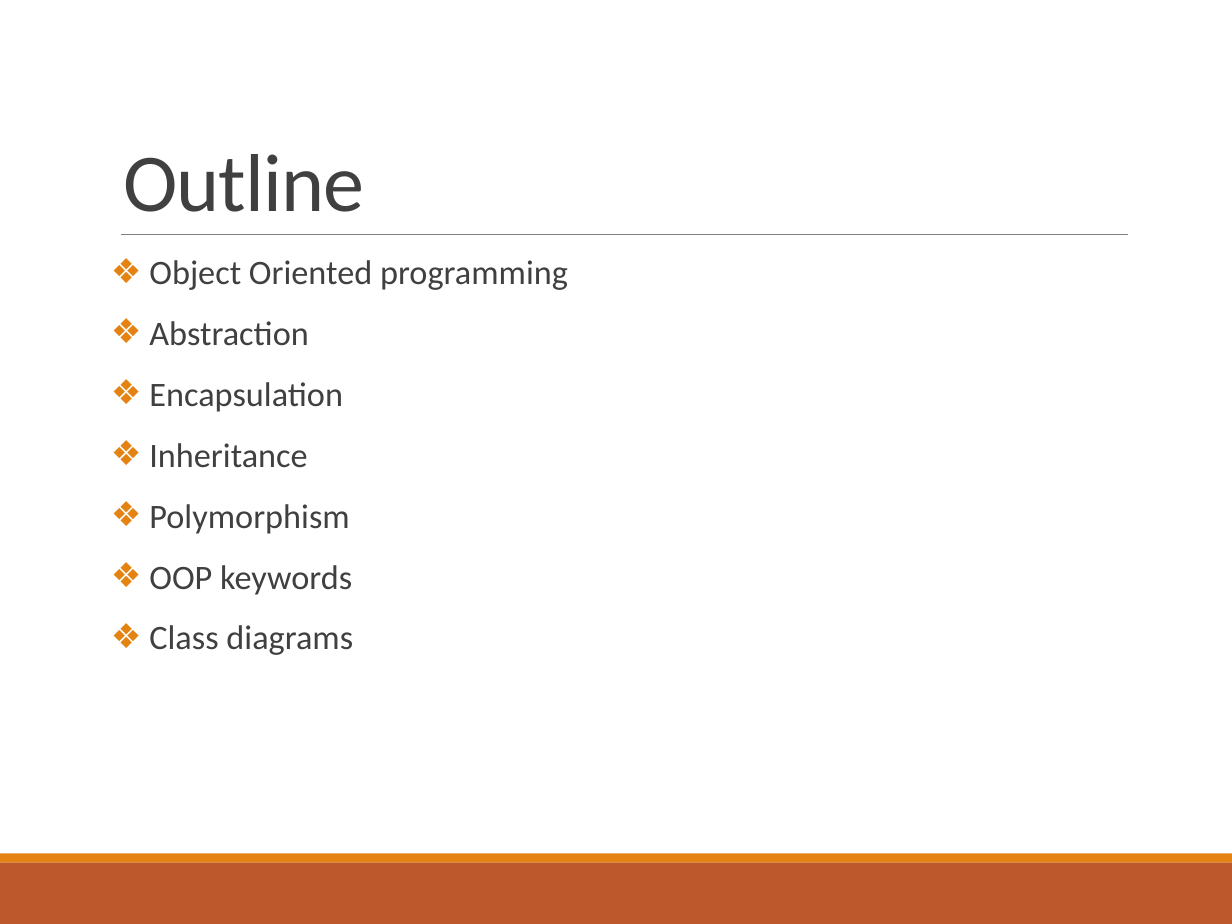
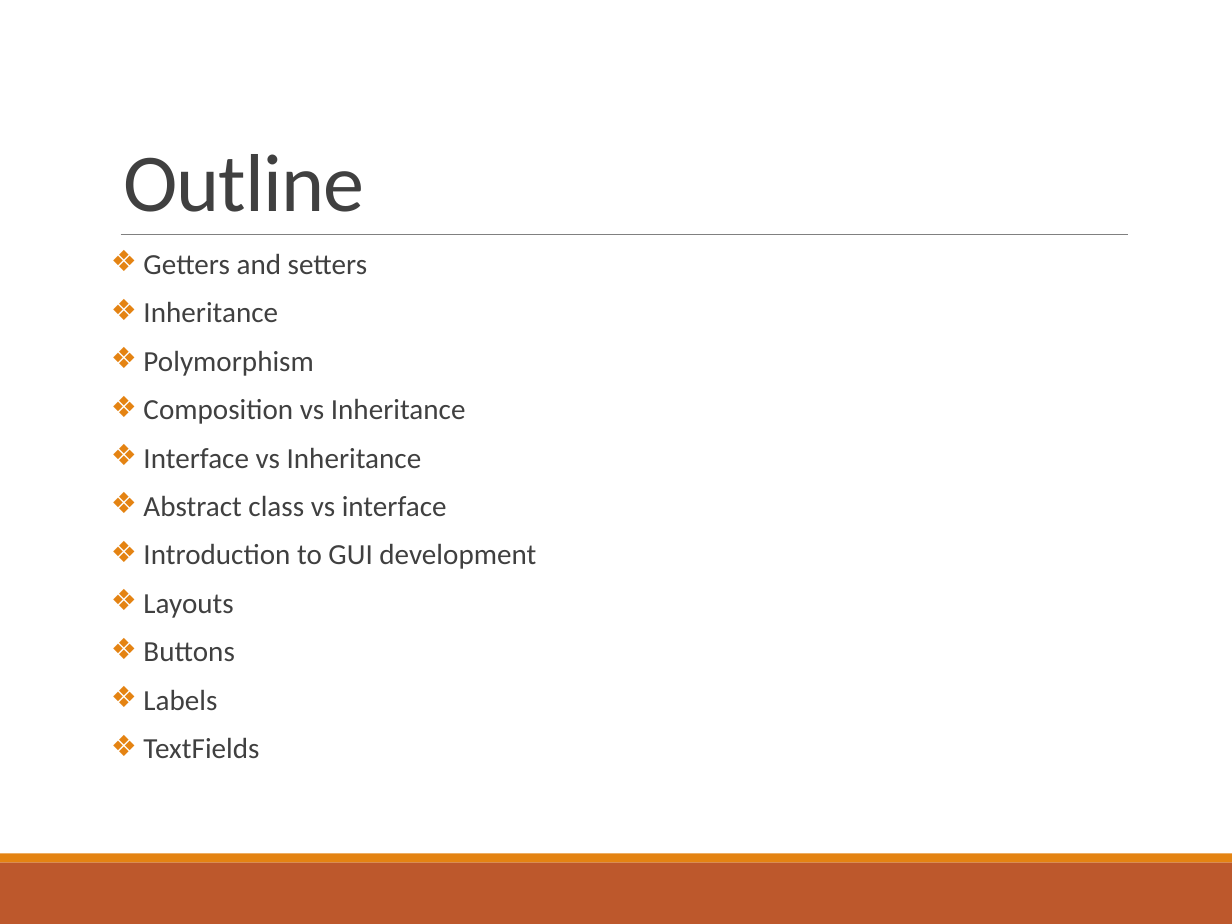
Before and after one commit to deeperj/dillinger, a slide deck: slide 2 of thesis/ukapp2/wqu_isc/sofware_design/Lesson 4 - Java.pptx. Drawn at 1232x924 pixels with LibreOffice and Linux fonts; fonts in the diff are those of the drawing. Boxes give left, top, right and bottom in pixels: in the first picture for what was removed or moved away, otherwise in the second. Text is boxed around its words. In the diff, an @@ line names an element or a change of style, - is before the commit and + after.

```diff
--- a/thesis/ukapp2/wqu_isc/sofware_design/Lesson 4 - Java.pptx
+++ b/thesis/ukapp2/wqu_isc/sofware_design/Lesson 4 - Java.pptx
@@ text at (143, 253, 367, 274): text changed; size 20 to 17 pt @@
-❖ Object Oriented programming
-❖ Abstraction
-❖ Encapsulation
+❖ Getters and setters
@@ text at (143, 301, 313, 376): size 20 to 17 pt in "Inheritance", "Polymorphism"; line spacing 0.9 to 0.7 @@
@@ text at (143, 398, 536, 758): text changed; size 20 to 17 pt @@
-❖ OOP keywords
-❖ Class diagrams
+❖ Composition vs Inheritance
+❖ Interface vs Inheritance
+❖ Abstract class vs interface
+❖ Introduction to GUI development
+❖ Layouts
+❖ Buttons
+❖ Labels
+❖ TextFields
```
Also in this commit, not shown: 2 other files.
